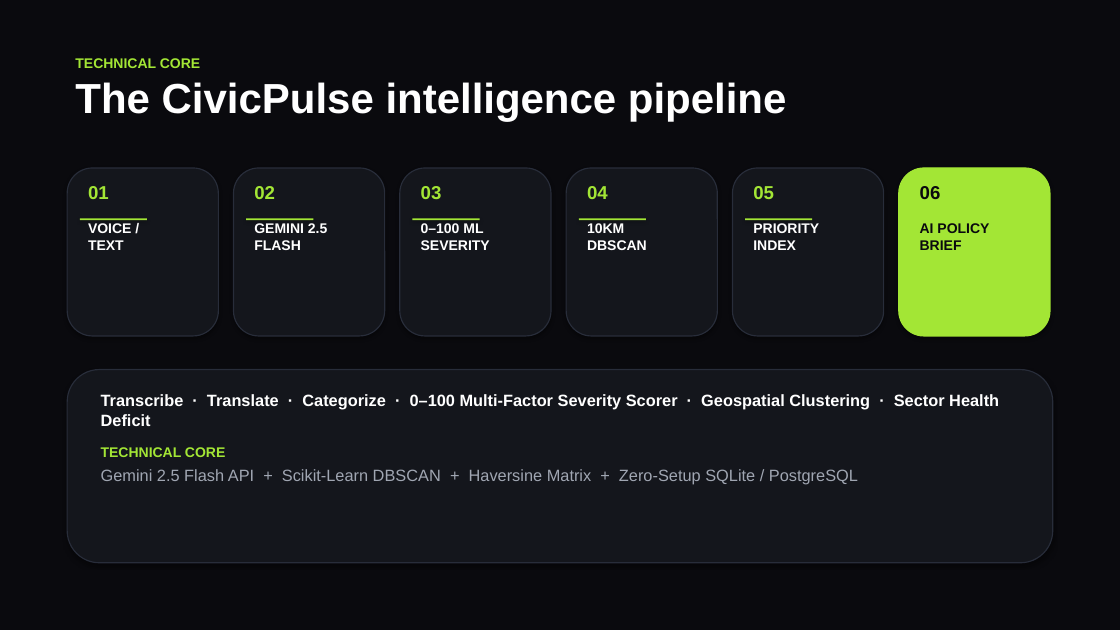
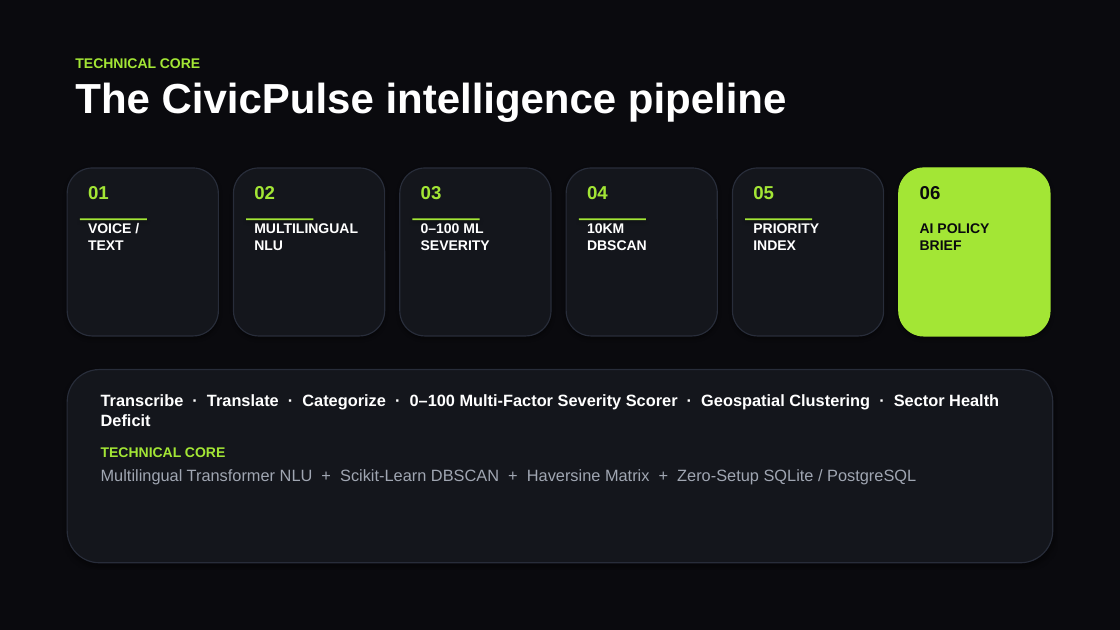
Before and after one commit to himamshu07-dot/CivicPulse-BRICS, a slide deck: slide 5 of CIVICPULSE-BRICS.pptx. Drawn at 1120x630 pixels with LibreOffice and Linux fonts; fonts in the diff are those of the drawing. Boxes give left, top, right and bottom in pixels: in the first picture for what was removed or moved away, otherwise in the second. Text is boxed around its words. In the diff, an @@ line names an element or a change of style, - is before the commit and + after.

Commit message:
fix: add aiosqlite and python version for Render deployment, remove gemini, and configure Vercel API url

```diff
--- a/CIVICPULSE-BRICS.pptx
+++ b/CIVICPULSE-BRICS.pptx
@@ text at (254, 223, 358, 250): text changed @@
-GEMINI 2.5
-FLASH
+MULTILINGUAL
+NLU
@@ text at (101, 469, 916, 485): text changed @@
-Gemini 2.5 Flash API + Scikit-Learn DBSCAN + Haversine Matrix + Zero-Setup SQLite / PostgreSQL
+Multilingual Transformer NLU + Scikit-Learn DBSCAN + Haversine Matrix + Zero-Setup SQLite / PostgreSQL
```
Also in this commit, not shown: 1 other slide changed, 14 other files.
